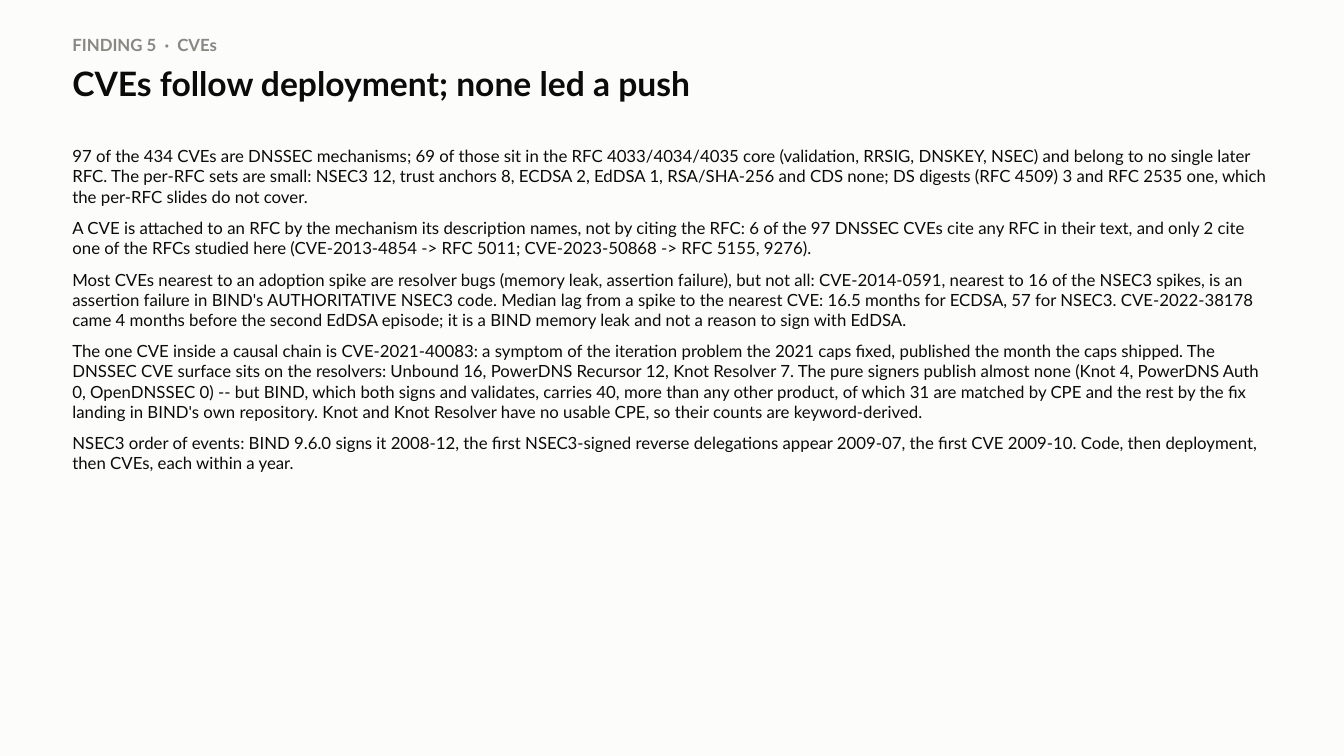
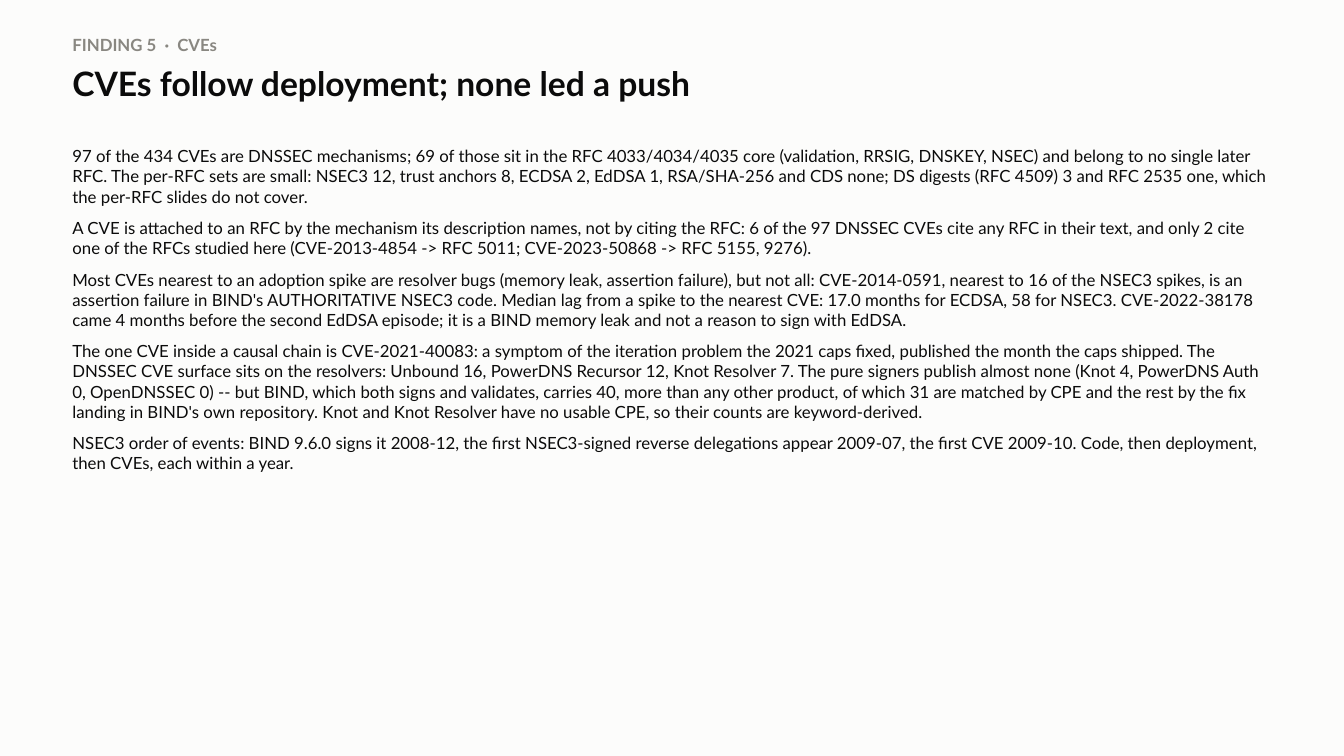
Before and after one commit to j776w781/rfc_adoption, a slide deck: slide 7 of out/analysis/dnssec_software_summary.pptx. Drawn at 1344x756 pixels with LibreOffice and Linux fonts; fonts in the diff are those of the drawing. Boxes give left, top, right and bottom in pixels: in the first picture for what was removed or moved away, otherwise in the second. Text is boxed around its words. In the diff, an @@ line names an element or a change of style, - is before the commit and + after.

```diff
--- a/out/analysis/dnssec_software_summary.pptx
+++ b/out/analysis/dnssec_software_summary.pptx
@@ text at bbox=[72, 273, 1253, 329]: text changed @@
-Most CVEs nearest to an adoption spike are resolver bugs (memory leak, assertion failure), but not all: CVE-2014-0591, nearest to 16 of the NSEC3 spikes, is an assertion failure in BIND's AUTHORITATIVE NSEC3 code. Median lag from a spike to the nearest CVE: 16.5 months for ECDSA, 57 for NSEC3. CVE-2022-38178 came 4 months before the second EdDSA episode; it is a BIND memory leak and not a reason to sign with EdDSA.
+Most CVEs nearest to an adoption spike are resolver bugs (memory leak, assertion failure), but not all: CVE-2014-0591, nearest to 16 of the NSEC3 spikes, is an assertion failure in BIND's AUTHORITATIVE NSEC3 code. Median lag from a spike to the nearest CVE: 17.0 months for ECDSA, 58 for NSEC3. CVE-2022-38178 came 4 months before the second EdDSA episode; it is a BIND memory leak and not a reason to sign with EdDSA.
```
Also in this commit, not shown: 3 other slides changed, 18 other files.
